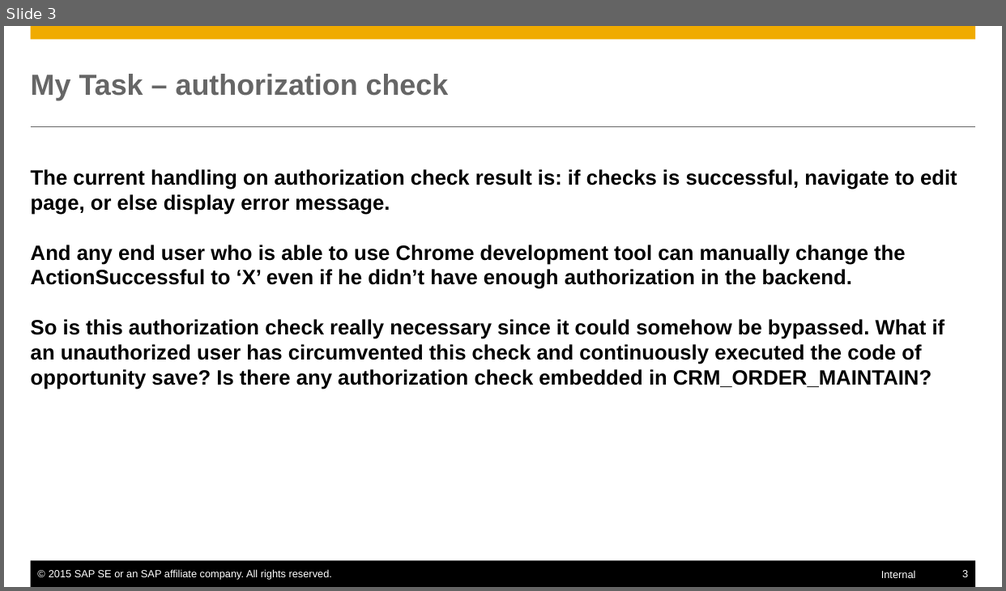
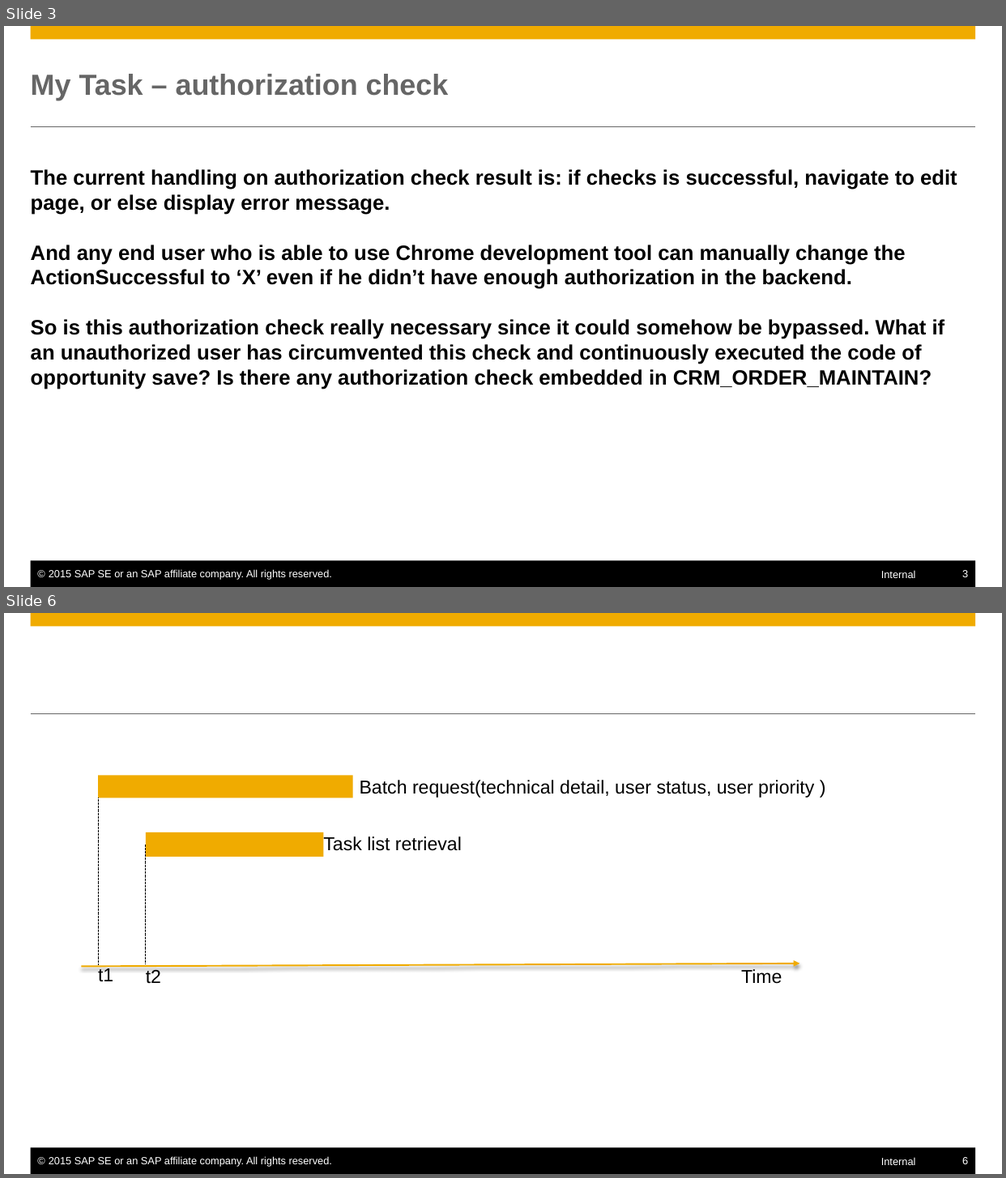
Before and after one commit to mxpang/jerryslide, a slide deck: 001_FaaS_performance_analysis.pptx. Shown one above the other, each under a label of ours: slide 3 before the commit, slides 3 and 6 after it; the slides between them are not shown. The pictures are 1006x591 and 1006x1178 pixels, drawn with LibreOffice and Linux fonts; fonts in the diff are those of the drawing. Boxes give left, top, right and bottom in pixels: in the first picture for what was removed or moved away, otherwise in the second. Text is boxed around its words. In the diff, an @@ line names an element or a change of style, - is before the commit and + after.

```diff
--- a/001_FaaS_performance_analysis.pptx
+++ b/001_FaaS_performance_analysis.pptx
@@ slide 6 added at (4,613,1002,1174), background #FFFFFF; not listed: 6 template elements that a slide beside it also shows @@
@@ rectangle added at (98,775,353,798), fill #F0AB00 @@
@@ text added at (360,780,814,798), 18 pt, text #000000 @@
+Batch request(technical detail, user status, user priority )
@@ line added from (98, 798) to (98, 965), #000000 0.5 pt dashed @@
@@ rectangle added at (146,833,323,856), fill #F0AB00 @@
@@ line added from (146, 844) to (146, 964), #000000 0.5 pt dashed @@
@@ text added at (323,836,462,855), 18 pt, text #000000 @@
+Task list retrieval
@@ arrow added from (81, 966) to (799, 964), #F0AB00 1.5 pt @@
@@ text added at (98,967,113,982), 18 pt, text #000000 @@
+t1
@@ text added at (146,969,161,983), 18 pt, text #000000 @@
+t2
@@ text added at (741,969,782,984), 18 pt, text #000000 @@
+Time
```
Also in this commit, not shown: 3 other files.
